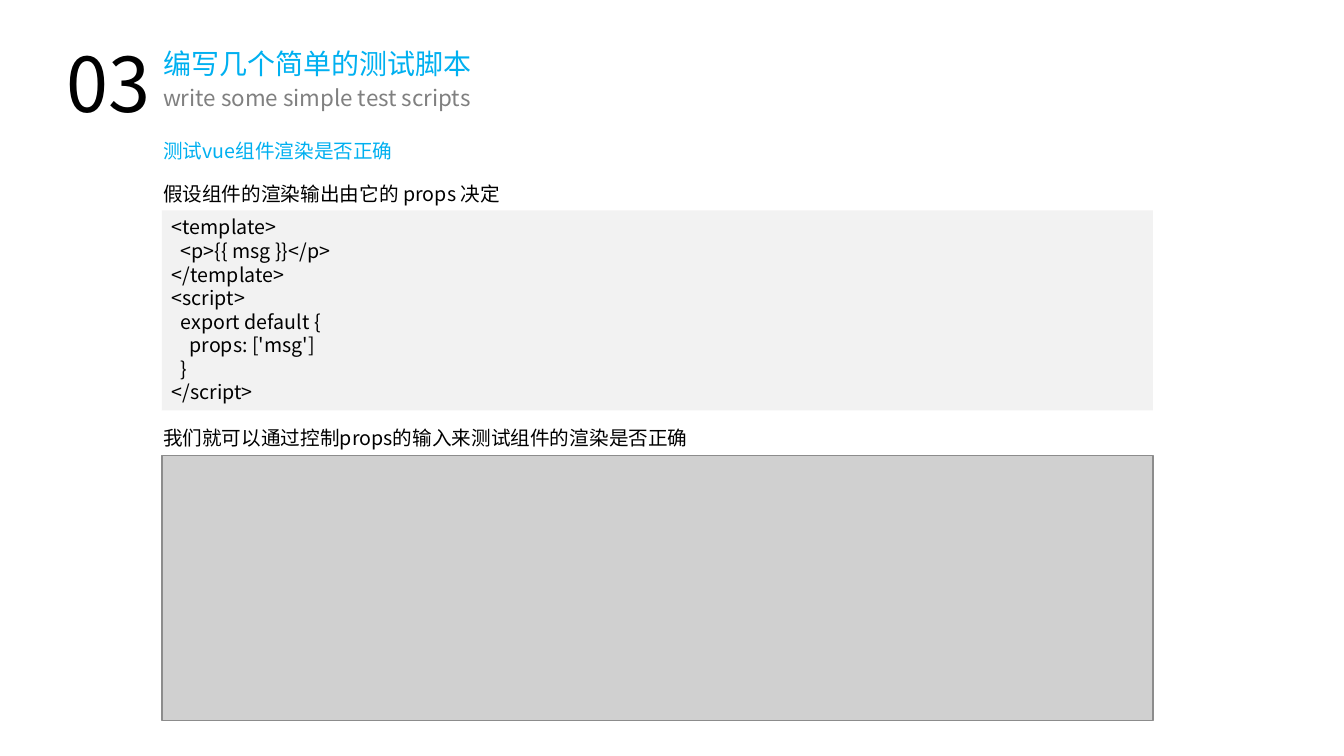
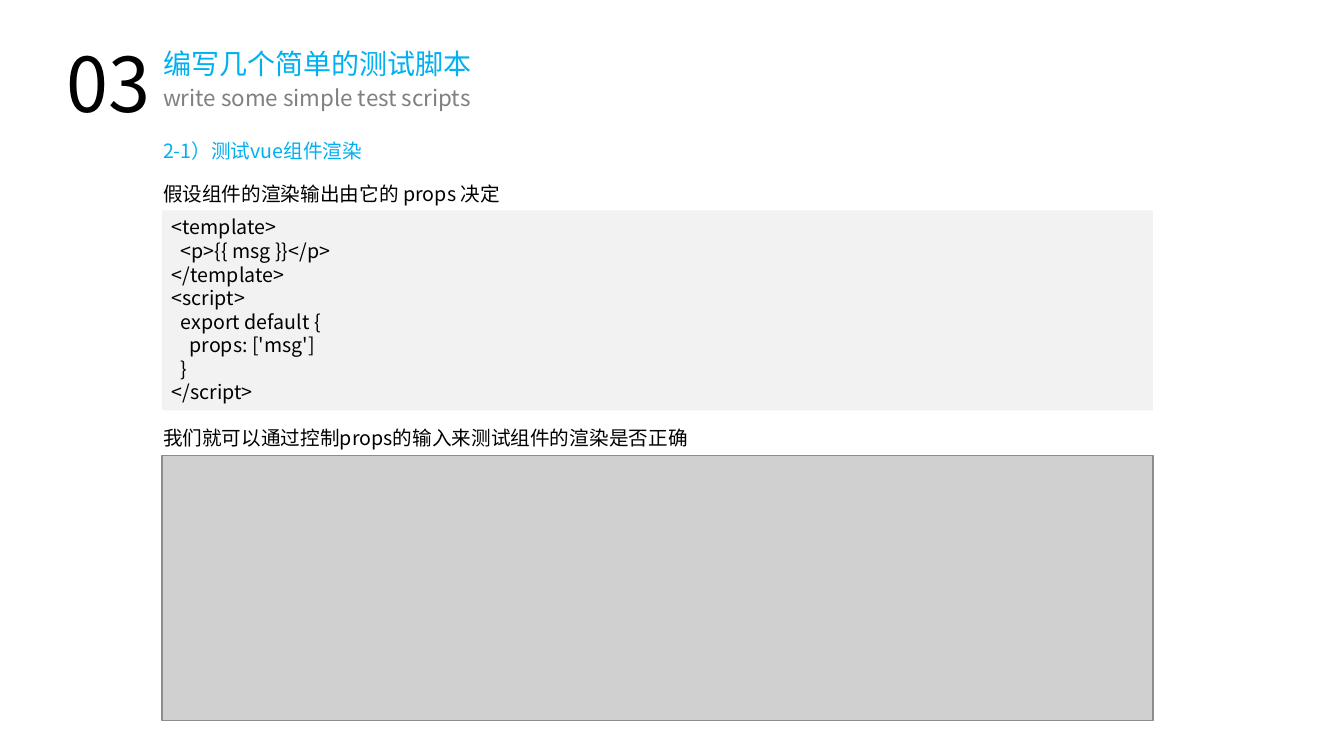
Before and after one commit to hux1ao/vue-unit-test, a slide deck: slide 18 of 单元测试.pptx (slide 12 before the commit). Drawn at 1344x756 pixels with LibreOffice and Linux fonts; fonts in the diff are those of the drawing; grey boxes stand for pictures. Boxes give left, top, right and bottom in pixels: in the first picture for what was removed or moved away, otherwise in the second. Text is boxed around its words. In the diff, an @@ line names an element or a change of style, - is before the commit and + after.

```diff
--- a/单元测试.pptx
+++ b/单元测试.pptx
@@ text at [163, 141, 362, 160]: text changed @@
-测试vue组件渲染是否正确
+2-1）测试vue组件渲染
```
Also in this commit, not shown: 15 other slides changed, 13 slides added, 1 slide removed, 10 other files.
